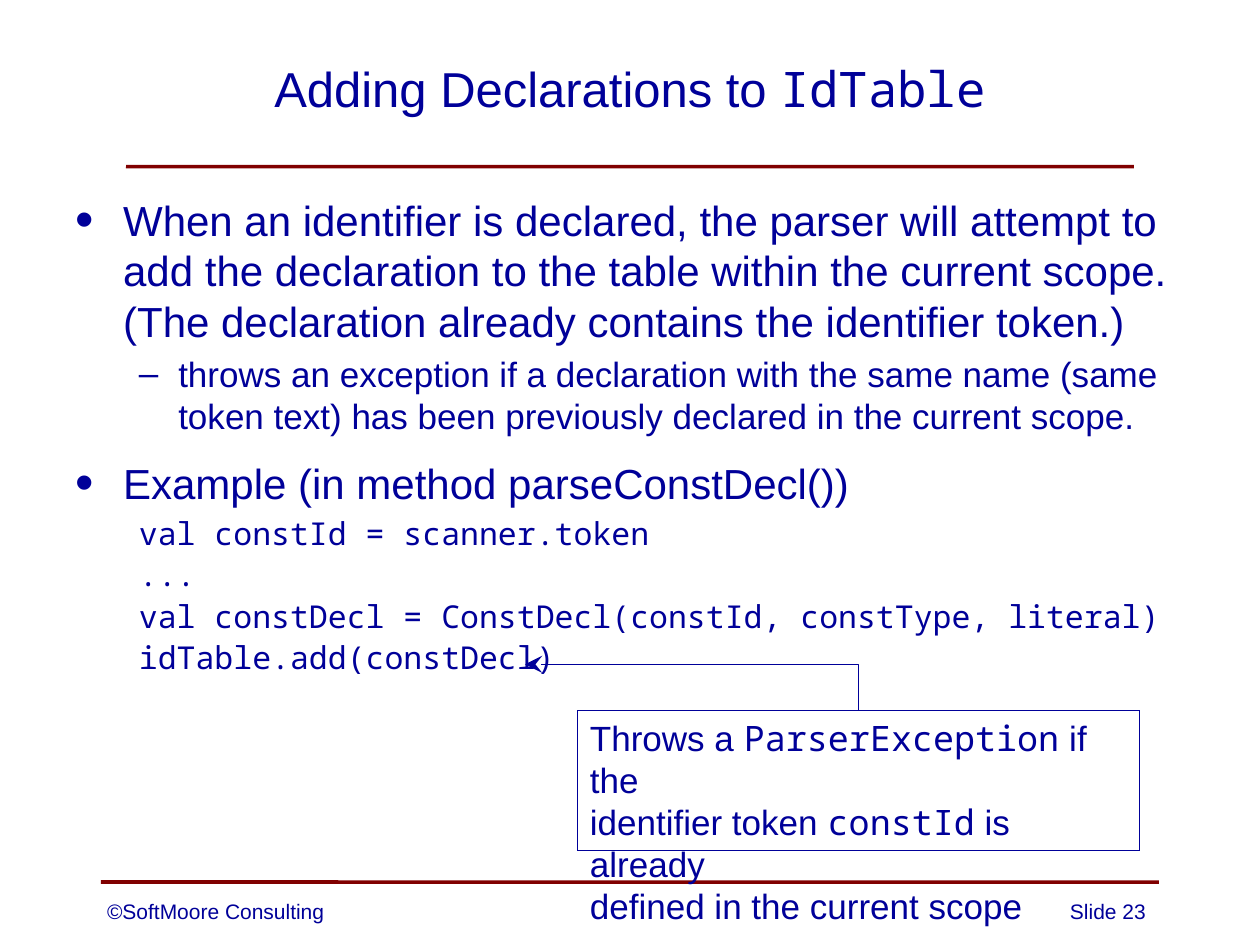
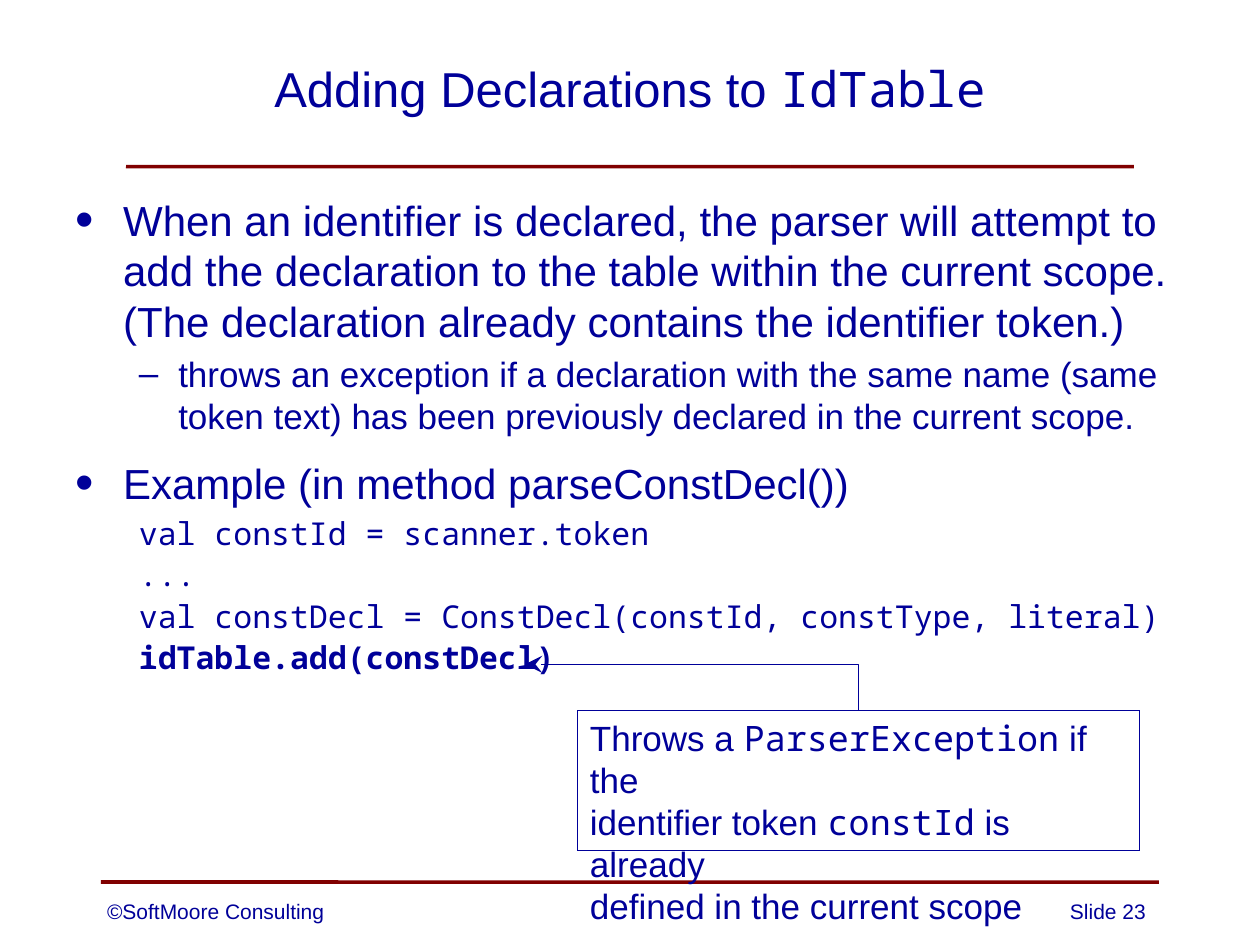
Before and after one commit to SoftMoore/CPRL-Kt, a slide deck: slide 23 of PowerPoint Slides/08 - Abstract Syntax Trees.pptx. Drawn at 1260x945 pixels with LibreOffice and Linux fonts; fonts in the diff are those of the drawing. Boxes give left, top, right and bottom in pixels: in the first picture for what was removed or moved away, otherwise in the second. Text is boxed around its words. In the diff, an @@ line names an element or a change of style, - is before the commit and + after.

```diff
--- a/PowerPoint Slides/08 - Abstract Syntax Trees.pptx
+++ b/PowerPoint Slides/08 - Abstract Syntax Trees.pptx
@@ text at bbox=[139, 644, 555, 675]: bold on in "idTable.add(constDecl)" @@
```
Also in this commit, not shown: 8 other slides changed, 3 other files.
